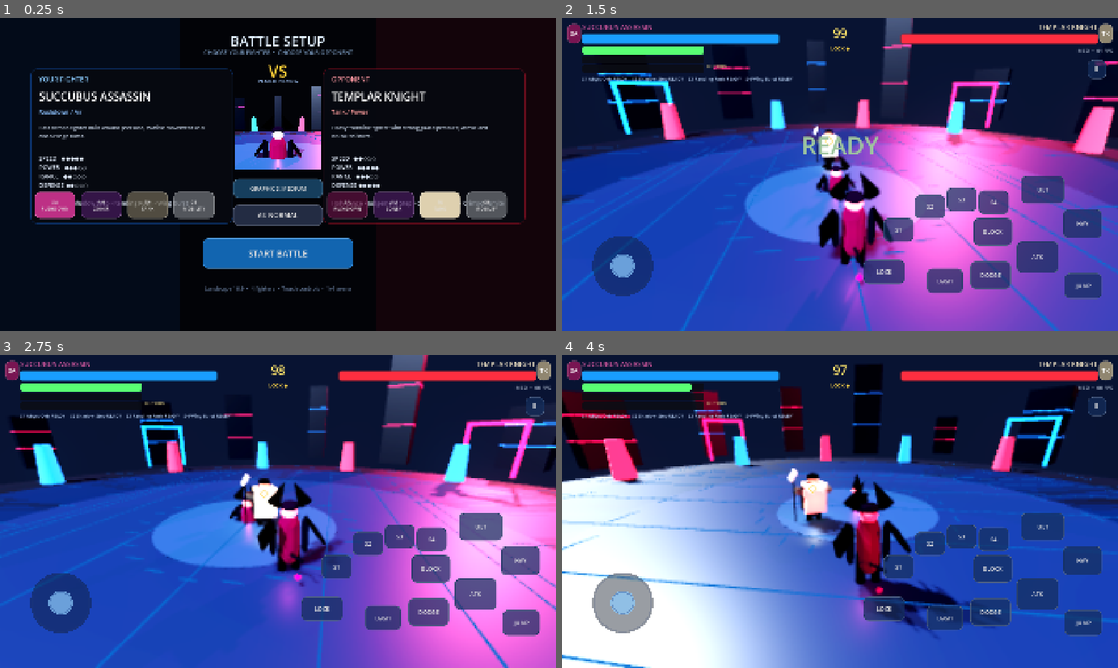
Above: before the commit, frames 1-4 (two rows, left to right).
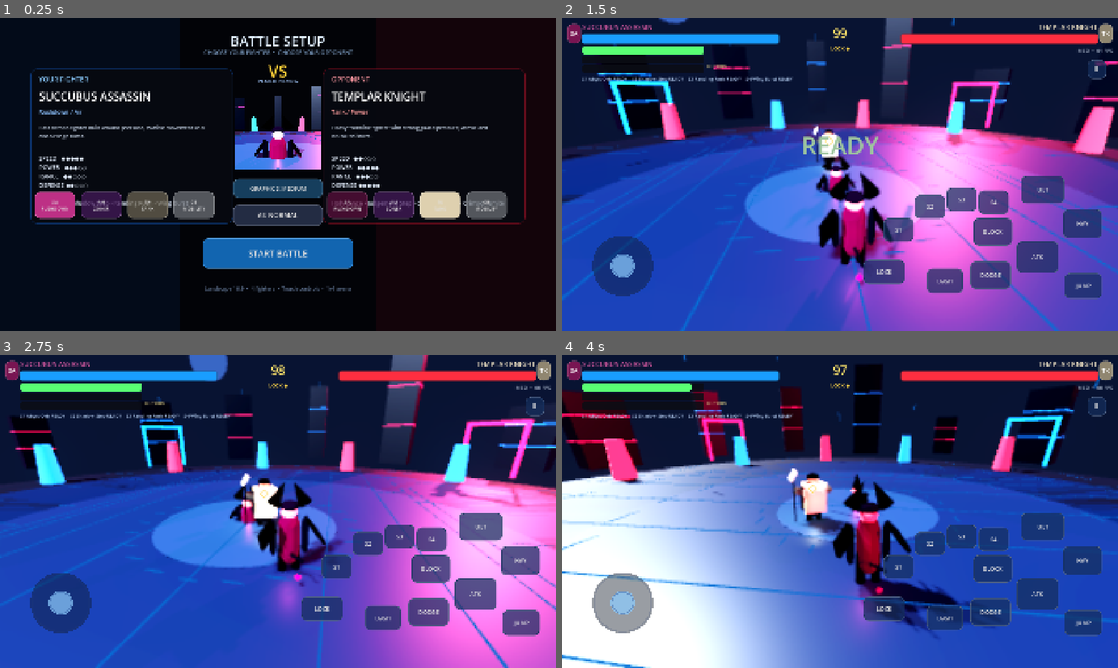
Above: after the commit, the same moments.

Repository: psgkri-design/AnimeArenaFighter
Game: Godot game, scene res://scenes/main.tscn
Same seed, same stepped clock (60 frames per second), same inputs: the game is played once before the commit and once after it.
Inputs (mouse positions are in pixels of both pictures, inside the frame that each line leads up to):
- Up to frame 1 (0.25 s): no input
- Up to frame 2 (1.5 s): click "AI: NORMAL" at 0.5 s; click "START BATTLE" at 1.25 s
- Up to frame 3 (2.75 s): drag from (61, 602) to (333, 442) at 2.02 s
- Up to frame 4 (4 s): drag from (728, 527) to (812, 574) at 2.77 s; move the mouse to (895, 442) at 3.52 s; hold D (move_right) from 3.53 s (still down); tap L (dodge) at 3.6 s

The runs differ from the first frame. In frame 2, 0.3% of the frame differs, in the area x 9-71%, y 0-78%; in frame 3, 0.5%, in the area x 22-58%, y 0-57%; in frame 4, 0.1%.

Commit message:
feat: add stylized cyber sky and distant landmarks

Diff:
--- a/scripts/arena_game.gd
+++ b/scripts/arena_game.gd
@@ -54,8 +54,12 @@
 func _build_world() -> void:
     var environment_node := WorldEnvironment.new()
     var environment := Environment.new()
-    environment.background_mode = Environment.BG_COLOR
-    environment.background_color = Color(0.012, 0.018, 0.045)
+    environment.background_mode = Environment.BG_SKY
+    var sky := Sky.new()
+    var sky_mat := ShaderMaterial.new()
+    sky_mat.shader = load("res://shaders/cyber_sky.gdshader")
+    sky.sky_material = sky_mat
+    environment.sky = sky
     environment.ambient_light_source = Environment.AMBIENT_SOURCE_COLOR
     environment.ambient_light_color = Color(0.20, 0.27, 0.43)
     environment.ambient_light_energy = 0.72
@@ -86,6 +90,57 @@
     fill.light_energy = 0.38
     fill.shadow_enabled = false
     add_child(fill)
+
+    _build_sky_landmarks()
+
+func _build_sky_landmarks() -> void:
+    var moon := MeshInstance3D.new()
+    moon.name = "DistantEnergyMoon"
+    var sphere := SphereMesh.new()
+    sphere.radius = 7.5
+    sphere.height = 15.0
+    sphere.radial_segments = 20
+    sphere.rings = 10
+    moon.mesh = sphere
+    moon.position = Vector3(-48.0, 34.0, -88.0)
+    var moon_mat := StandardMaterial3D.new()
+    moon_mat.shading_mode = BaseMaterial3D.SHADING_MODE_UNSHADED
+    moon_mat.albedo_color = Color(0.22, 0.36, 0.72)
+    moon_mat.emission_enabled = true
+    moon_mat.emission = Color(0.30, 0.52, 1.0)
+    moon_mat.emission_energy_multiplier = 1.35
+    moon.material_override = moon_mat
+    add_child(moon)
+
+    var fragments := MultiMeshInstance3D.new()
+    fragments.name = "SkyEnergyFragments"
+    var shard_mesh := BoxMesh.new()
+    shard_mesh.size = Vector3(0.22, 1.5, 0.08)
+
+    var multi := MultiMesh.new()
+    multi.transform_format = MultiMesh.TRANSFORM_3D
+    multi.mesh = shard_mesh
+    multi.instance_count = 28
+
+    for i in range(28):
+        var angle: float = TAU * float(i) / 28.0 + float(i % 3) * 0.08
+        var radius: float = 30.0 + float((i * 5) % 11) * 2.3
+        var height: float = 8.0 + float((i * 7) % 13) * 1.65
+        var origin := Vector3(cos(angle) * radius, height, sin(angle) * radius)
+        var basis := Basis(Vector3.UP, angle + float(i % 5) * 0.23)
+        basis = basis.rotated(Vector3.RIGHT, -0.35 + float(i % 7) * 0.10)
+        basis = basis.scaled(Vector3(0.65 + float(i % 4) * 0.16, 0.8 + float(i % 5) * 0.14, 1.0))
+        multi.set_instance_transform(i, Transform3D(basis, origin))
+
+    fragments.multimesh = multi
+    var shard_mat := StandardMaterial3D.new()
+    shard_mat.shading_mode = BaseMaterial3D.SHADING_MODE_UNSHADED
+    shard_mat.albedo_color = Color(0.08, 0.40, 0.78)
+    shard_mat.emission_enabled = true
+    shard_mat.emission = Color(0.10, 0.58, 1.0)
+    shard_mat.emission_energy_multiplier = 1.25
+    fragments.material_override = shard_mat
+    add_child(fragments)
 
 func _build_arena() -> void:
     var arena_root := Node3D.new()
--- a/scripts/quality_manager.gd
+++ b/scripts/quality_manager.gd
@@ -27,6 +27,7 @@
 
     _apply_light_quality(root)
     _apply_environment_quality(root)
+    _apply_decor_quality(root)
 
     if vfx_pool != null and vfx_pool.has_method("set_quality"):
         vfx_pool.set_quality(current_level)
@@ -67,3 +68,12 @@
                     world.environment.fog_density = 0.0038
     for child in root.get_children():
         _apply_environment_quality(child)
+
+
+func _apply_decor_quality(root: Node) -> void:
+    var fragments := root.get_node_or_null("SkyEnergyFragments")
+    if fragments != null:
+        fragments.visible = current_level > Preset.LOW
+    var moon := root.get_node_or_null("DistantEnergyMoon")
+    if moon != null:
+        moon.visible = true
--- /dev/null
+++ b/shaders/cyber_sky.gdshader
@@ -0,0 +1,14 @@
+shader_type sky;
+
+uniform vec3 zenith_color : source_color = vec3(0.012, 0.020, 0.080);
+uniform vec3 horizon_color : source_color = vec3(0.18, 0.035, 0.16);
+uniform vec3 lower_color : source_color = vec3(0.010, 0.015, 0.038);
+
+void sky() {
+    float y = clamp(EYEDIR.y * 0.5 + 0.5, 0.0, 1.0);
+    float upper = smoothstep(0.48, 1.0, y);
+    float lower = 1.0 - smoothstep(0.0, 0.50, y);
+    vec3 col = mix(horizon_color, zenith_color, upper);
+    col = mix(col, lower_color, lower);
+    COLOR = col;
+}
Not shown, changed: CHANGELOG_GAME.md
